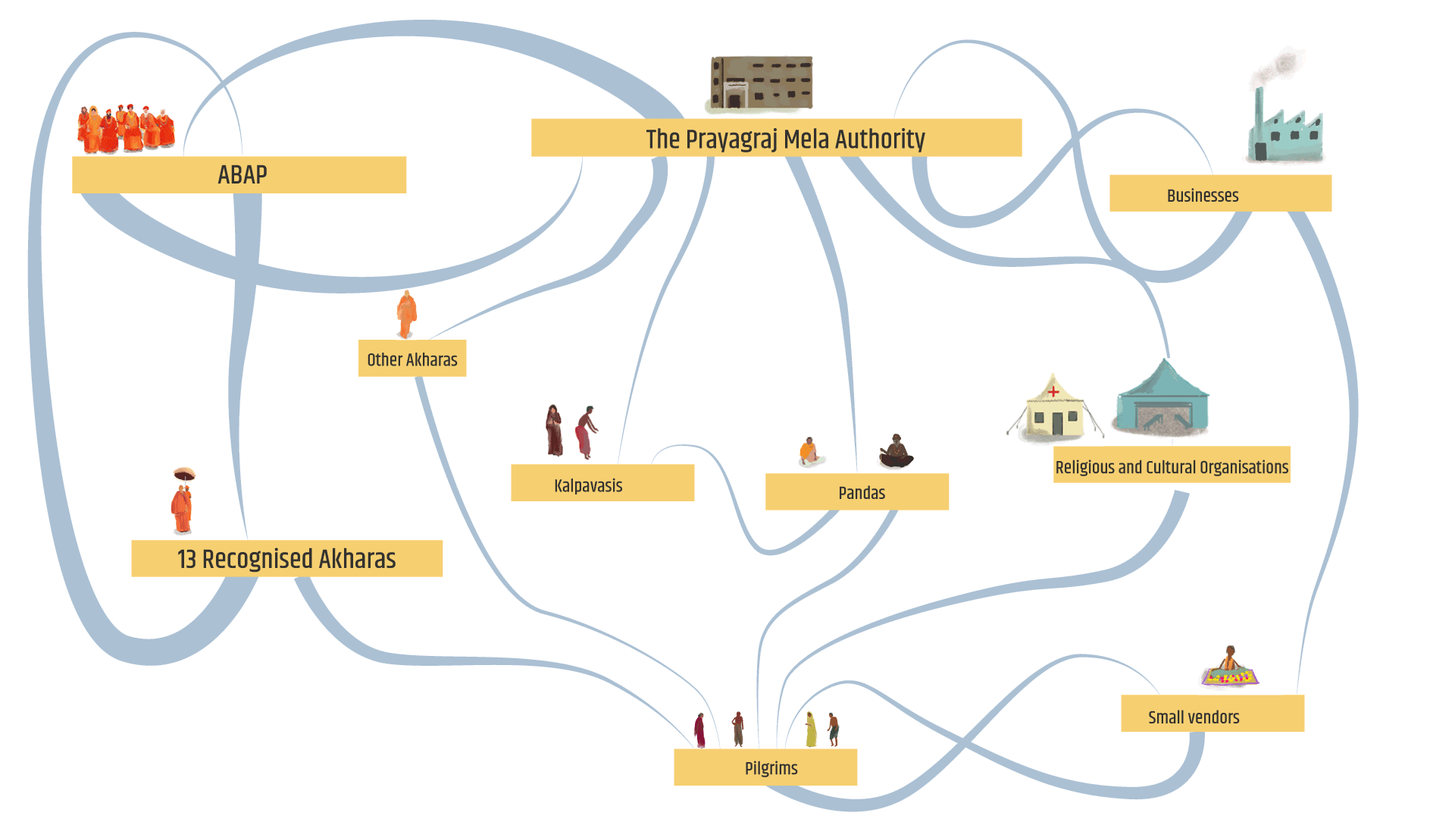
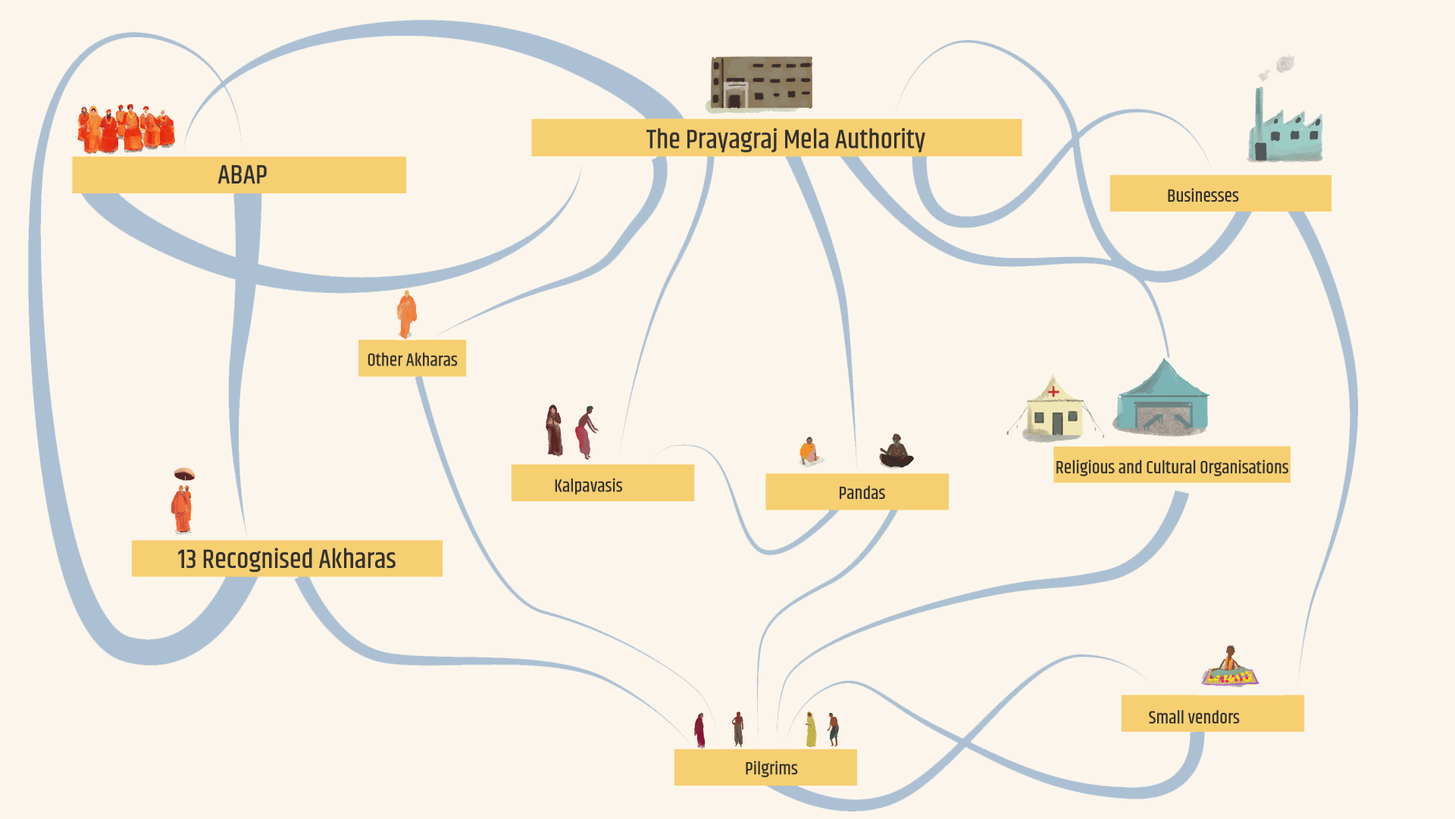
Revision of a layered 1455px x 819px image; what changed, layer by layer:
painted on "Main-illustration" over [0,0,1455,819]
added layer "Layer 2" above "Background" over [0,0,1455,819]
hid "Background", painted on it over [0,0,1455,819]
